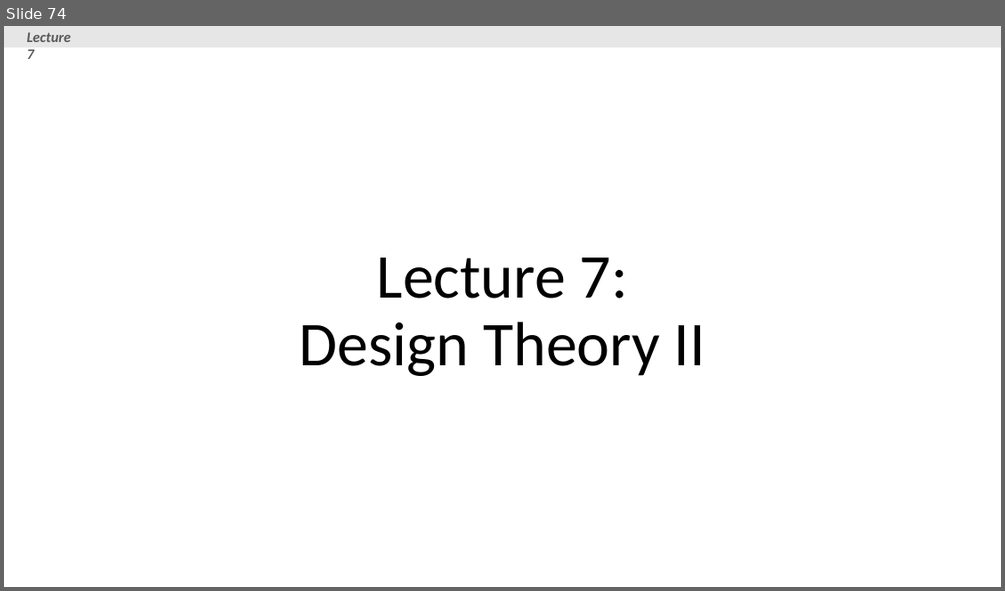
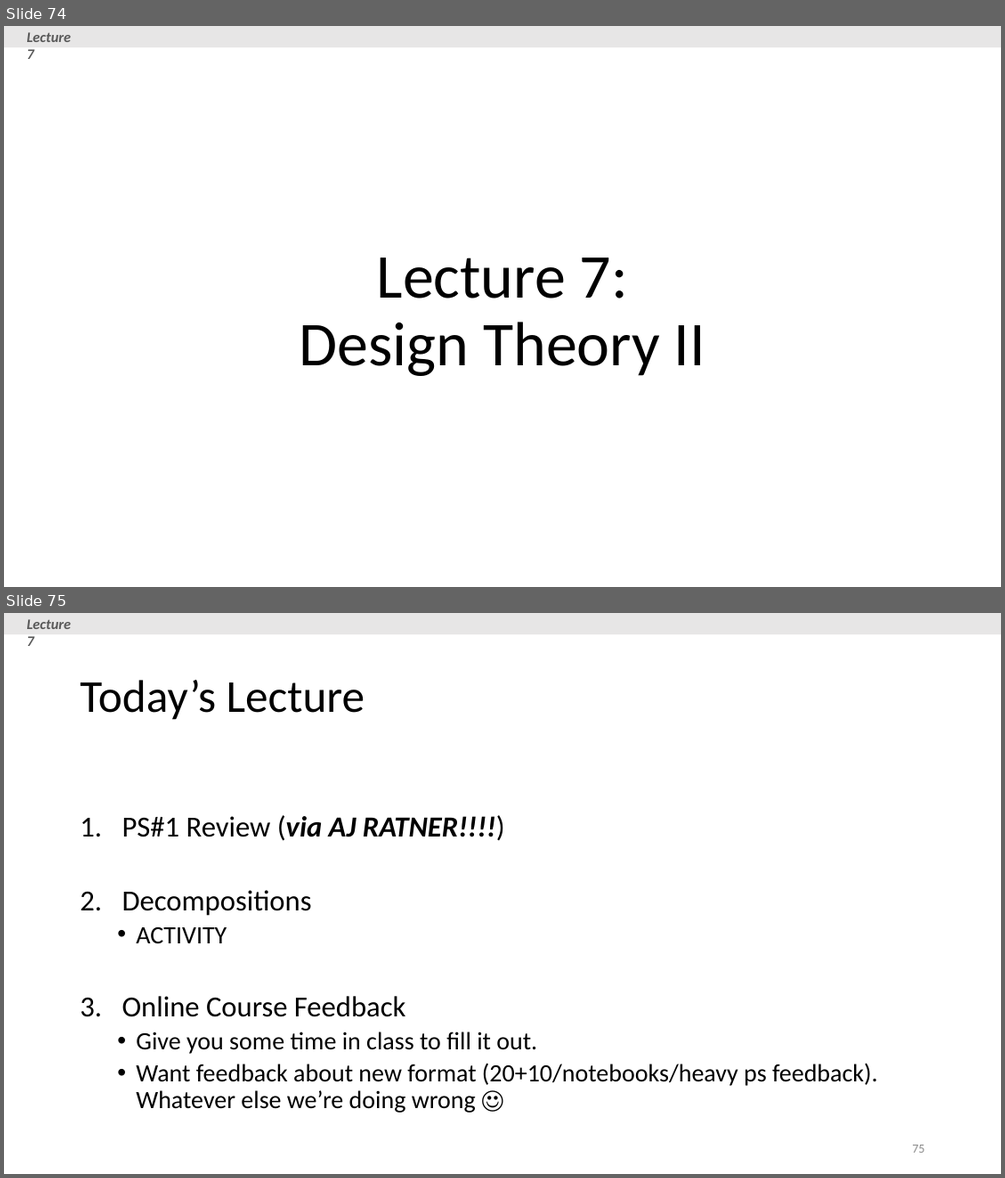
Before and after one commit to XIEQ/cs145-notebooks, a slide deck: lecture-5-7/Lecture_5_7_DB_Design.pptx. Shown one above the other, each under a label of ours: slide 74 before the commit, slides 74 and 75 after it. The pictures are 1005x591 and 1005x1178 pixels, drawn with LibreOffice and Linux fonts; fonts in the diff are those of the drawing. Boxes give left, top, right and bottom in pixels: in the first picture for what was removed or moved away, otherwise in the second. Text is boxed around its words. In the diff, an @@ line names an element or a change of style, - is before the commit and + after.

Commit message:
Latest/edited version of Lecture 7 + activity solutions

```diff
--- a/lecture-5-7/Lecture_5_7_DB_Design.pptx
+++ b/lecture-5-7/Lecture_5_7_DB_Design.pptx
@@ slide 75 added at (4, 613, 1001, 1174), background #FFFFFF @@
@@ rectangle added at (4, 613, 1001, 634), fill #E7E6E6 @@
@@ text added at (27, 619, 72, 646), 14 pt, text #595959, bold, italic @@
+Lecture 7
@@ title added at (80, 680, 365, 720), 44 pt, text #000000 @@
+Today’s Lecture
@@ text added at (122, 815, 878, 1112), 24 pt, text #000000 @@
+1. PS#1 Review (via AJ RATNER!!!!)
+2. Decompositions
+  • ACTIVITY
+3. Online Course Feedback
+  • Give you some time in class to fill it out.
+  • Want feedback about new format (20+10/notebooks/heavy ps feedback). Whatever else we’re doing wrong ☺
@@ page number added at (912, 1144, 924, 1152), 12 pt, text #8C8C8C @@
+75
```
Also in this commit, not shown: 1 slide changed, 15 other slides added, 4 other files.
